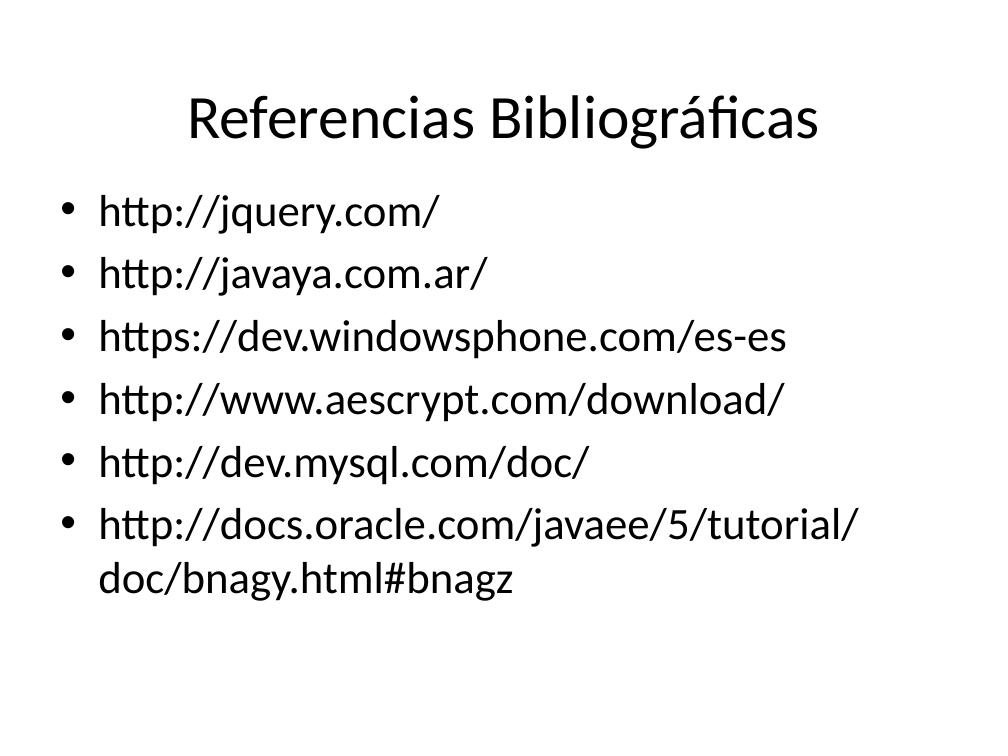
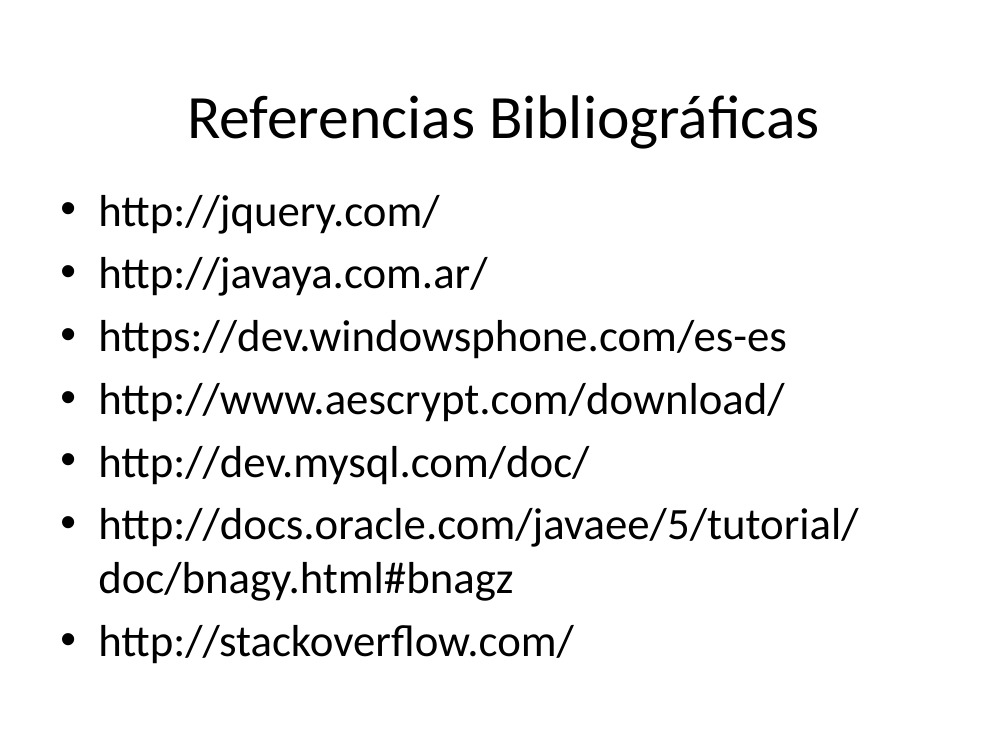
Before and after one commit to jpablo1012/actividas, a slide deck: slide 9 of Documentos/presentacion_institucional_20141.pptx. Drawn at 1008x756 pixels with LibreOffice and Linux fonts; fonts in the diff are those of the drawing; background and template pictures are left out. Boxes give left, top, right and bottom in pixels: in the first picture for what was removed or moved away, otherwise in the second. Text is boxed around its words. In the diff, an @@ line names an element or a change of style, - is before the commit and + after.

```diff
--- a/Documentos/presentacion_institucional_20141.pptx
+++ b/Documentos/presentacion_institucional_20141.pptx
@@ text at bbox=[98, 625, 574, 664]: paragraph added @@
+• http://stackoverflow.com/
```
Also in this commit, not shown: 3 other slides changed, 5 other files.
